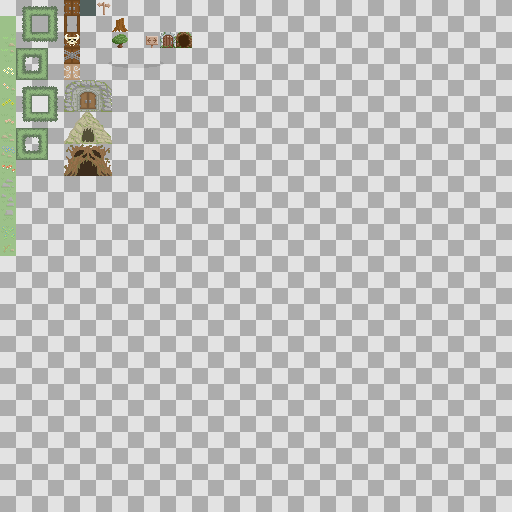
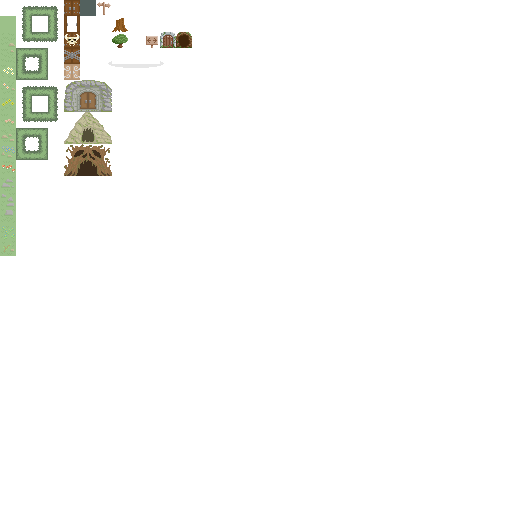
Two versions of the same layered image (w=512, h=512). Layer-by-layer changes:
painted on "tiles" over [1, 33, 15, 255]
hid "bg" over [0, 0, 512, 512]
